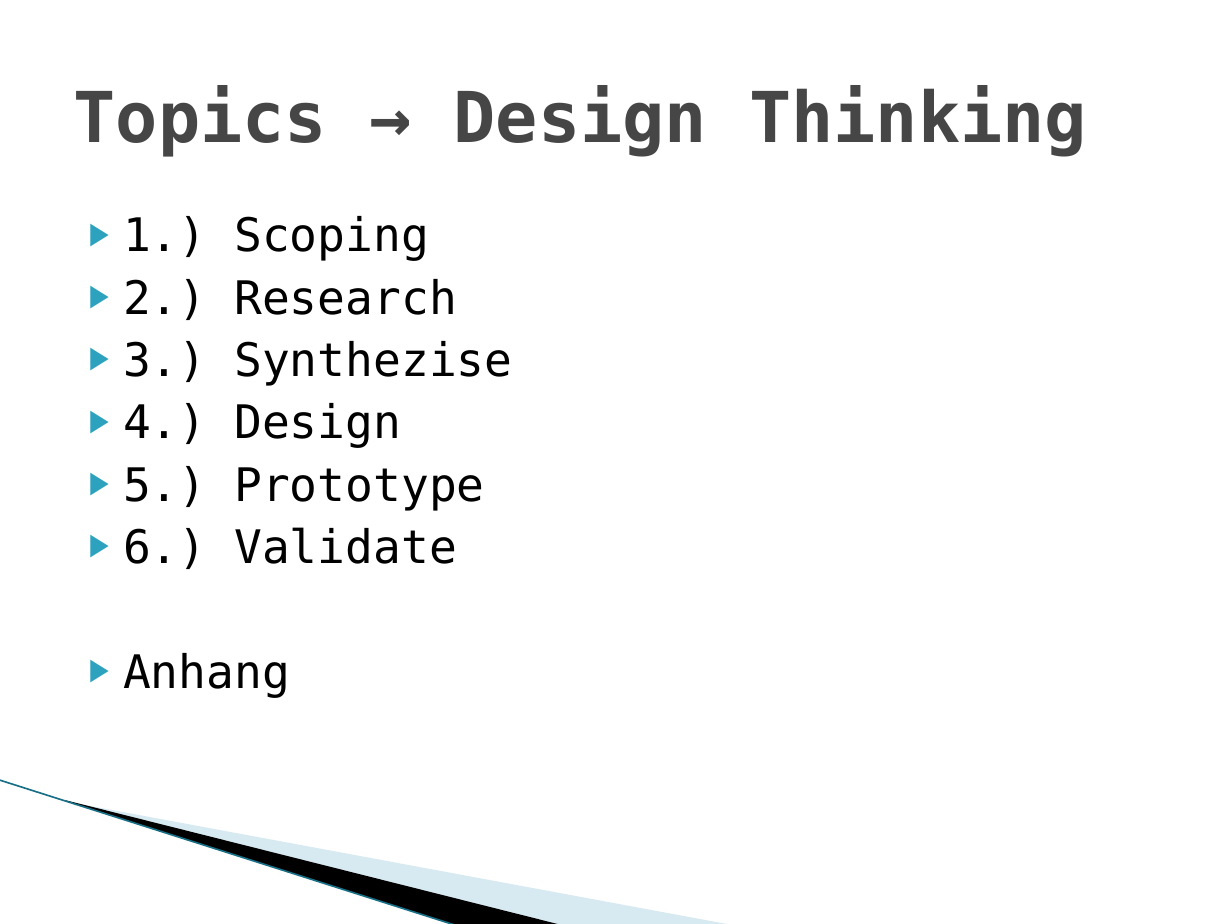
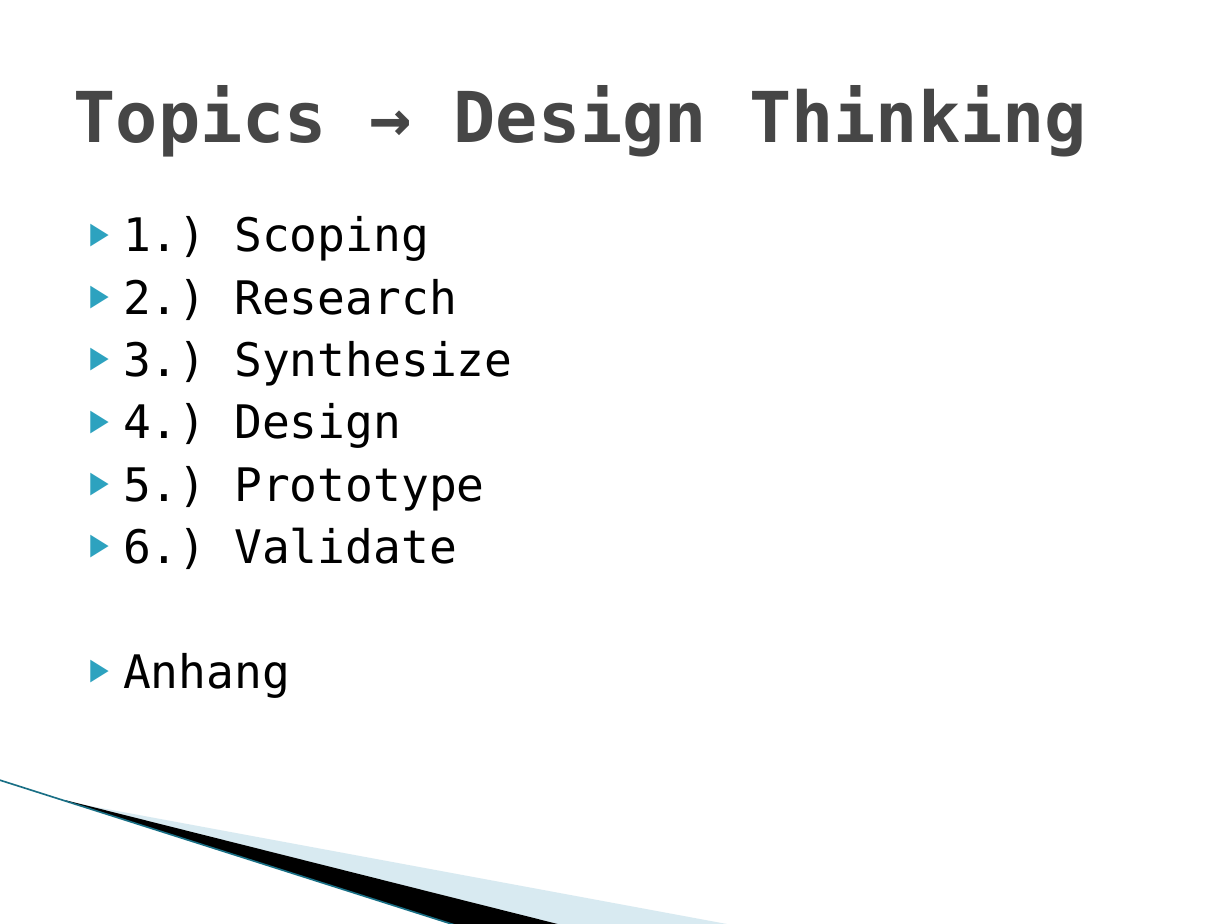
Before and after one commit to MarwinPhilips/ch.bfh.btx8081.w2015.schwarz, a slide deck: slide 2 of Documents/Task 3/Task 03 Design Thinking.pptx. Drawn at 1232x924 pixels with LibreOffice and Linux fonts; fonts in the diff are those of the drawing; background and template pictures are left out. Boxes give left, top, right and bottom in pixels: in the first picture for what was removed or moved away, otherwise in the second. Text is boxed around its words. In the diff, an @@ line names an element or a change of style, - is before the commit and + after.

```diff
--- a/Documents/Task 3/Task 03 Design Thinking.pptx
+++ b/Documents/Task 3/Task 03 Design Thinking.pptx
@@ text at (123,341,512,386): text changed @@
-▶ 3.) Synthezise
+▶ 3.) Synthesize
```
Also in this commit, not shown: 9 other slides changed, 6 slides added, 1 slide removed, 16 other files.
